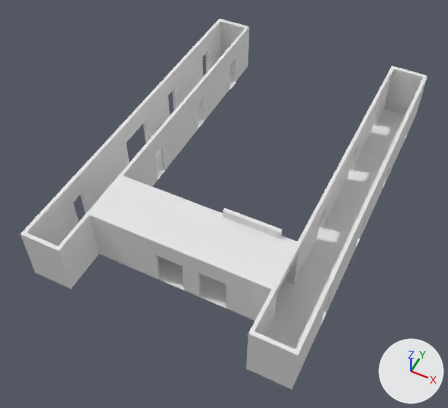
A saved change to the FBX model cookies/Assets/Models/Housing/floor_2.FBX.
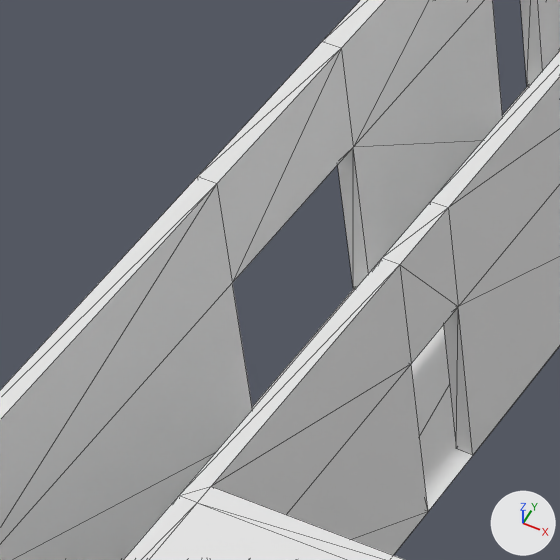
There are two pictures of each version: one whole from a 50 mm lens placed at (8.8, -20.3, 23.3), pointed at (-0.4, -1.9, 0.2), one close up on the part from 20% to 40% of the width and 24% to 46% of the height. The lights are fixed; the arrows at lower right show +X, +Y and +Z. The close-ups show mesh edges as thin lines. Materials are left out; every surface is plain grey. Where no turn or scale is listed for an object, it has been applied to the vertices. Vertices at the same position are counted once.

Names of what the first close-up shows: 'second_floor', 'second_floor_walls'.
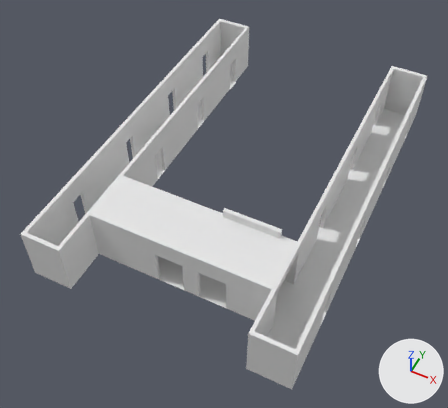
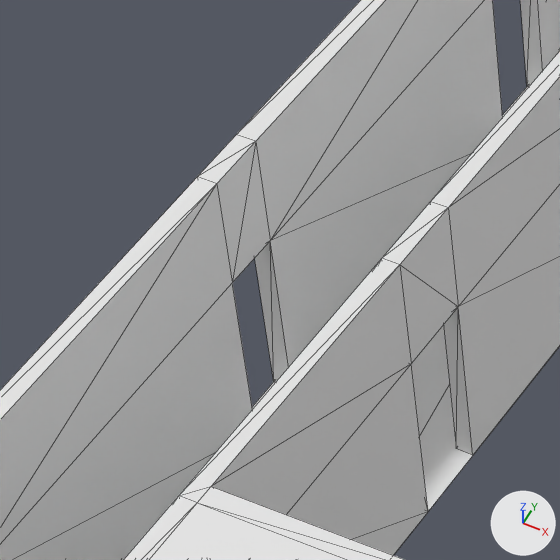
What differs and where, as boxes (x1, y1, x2, y2) in the close-ups (560 x 560 px; the box of a moved part takes in the faces that stretch with it):
part 1 of me_mesh, moved or reshaped
    before: (198, 0, 502, 290)
    after: (198, 0, 502, 383)

The change in detail:
me_mesh has 351 vertices, 640 faces and spans x -6.3..6.3, y -9.3..9.3, z 0.0..3.2.
me_mesh is used by ob_second_floor_walls; location (0.0, 0.0, 0.0).
Verts and faces of me_mesh; kept vertices keep their numbers, new ones are numbered from 351.
Before the commit, vertices of me_mesh: 32 (-6.1, 0.3, 0.0), 33 (-6.1, 0.3, 2.8) at pixel (341, 48), 34 (-6.3, 0.3, 0.0) at pixel (353, 289), 35 (-6.3, 0.3, 2.8) at pixel (321, 41), 60 (-6.1, 0.3, 1.7) at pixel (353, 147).
Before the commit, vertices of me_mesh: 61 (-6.3, 0.3, 1.7).
Part 1, on me_mesh:
Vertices 32 to 35, 60, 61 move by (0.0, -1.3, 0.0).
